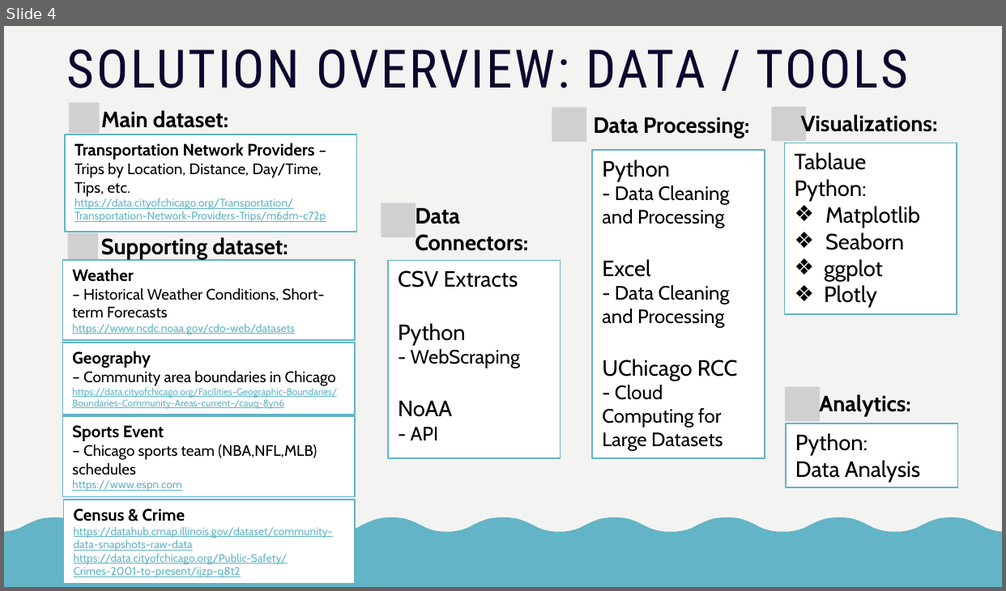
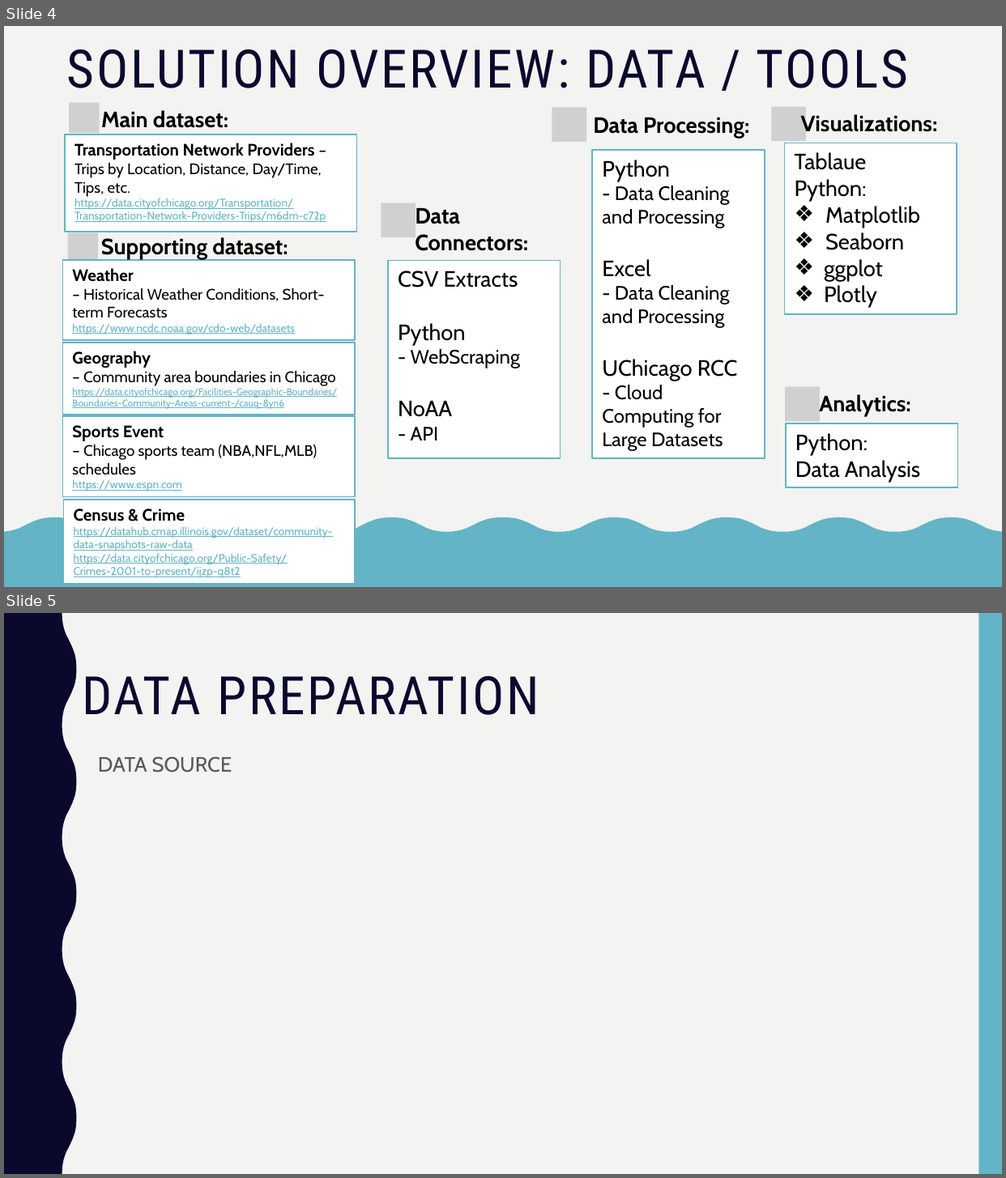
Before and after one commit to Data-Engineering-Platform-Final-Project/DEPA-FP-Files, a slide deck: DEPA Final Project PPT.pptx. Shown one above the other, each under a label of ours: slide 4 before the commit, slides 4 and 5 after it. The pictures are 1006x591 and 1006x1178 pixels, drawn with LibreOffice and Linux fonts; fonts in the diff are those of the drawing; grey boxes stand for pictures. Boxes give left, top, right and bottom in pixels: in the first picture for what was removed or moved away, otherwise in the second. Text is boxed around its words. In the diff, an @@ line names an element or a change of style, - is before the commit and + after.

```diff
--- a/DEPA Final Project PPT.pptx
+++ b/DEPA Final Project PPT.pptx
@@ slide 5 added at (4,613,1002,1174), background #F3F3F2 @@
@@ freeform shape added at (4,613,77,1174), fill #0B082E @@
@@ rectangle added at (979,613,1002,1174), fill #62B4C6 @@
@@ title added at (82,676,539,715), 38.2 pt, text #0B082E @@
+DATA PREPARATION
@@ text added at (98,756,232,773), 15 pt, text #595959 @@
+● DATA SOURCE
```
Also in this commit, not shown: 3 other slides added.
